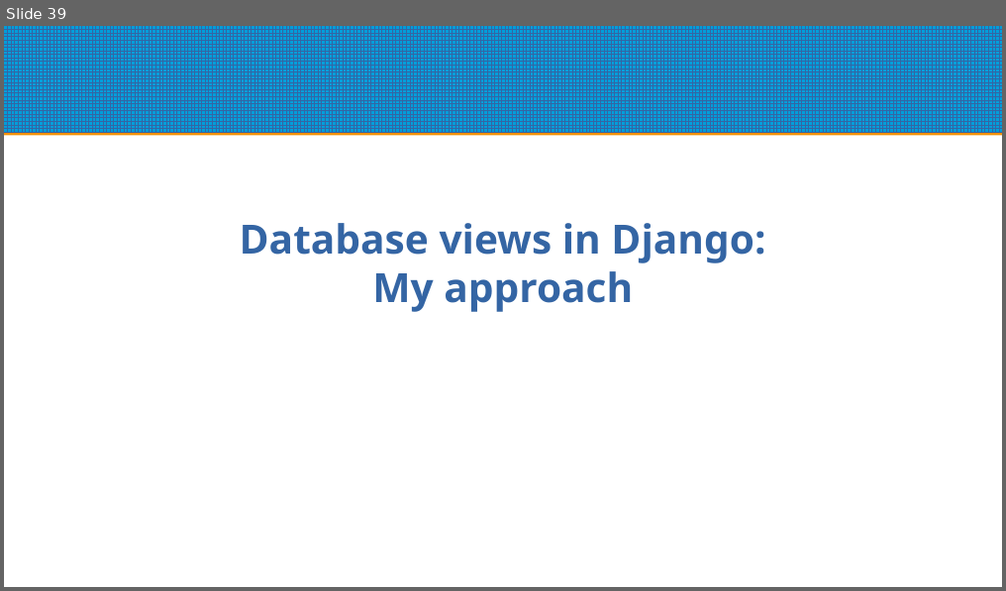
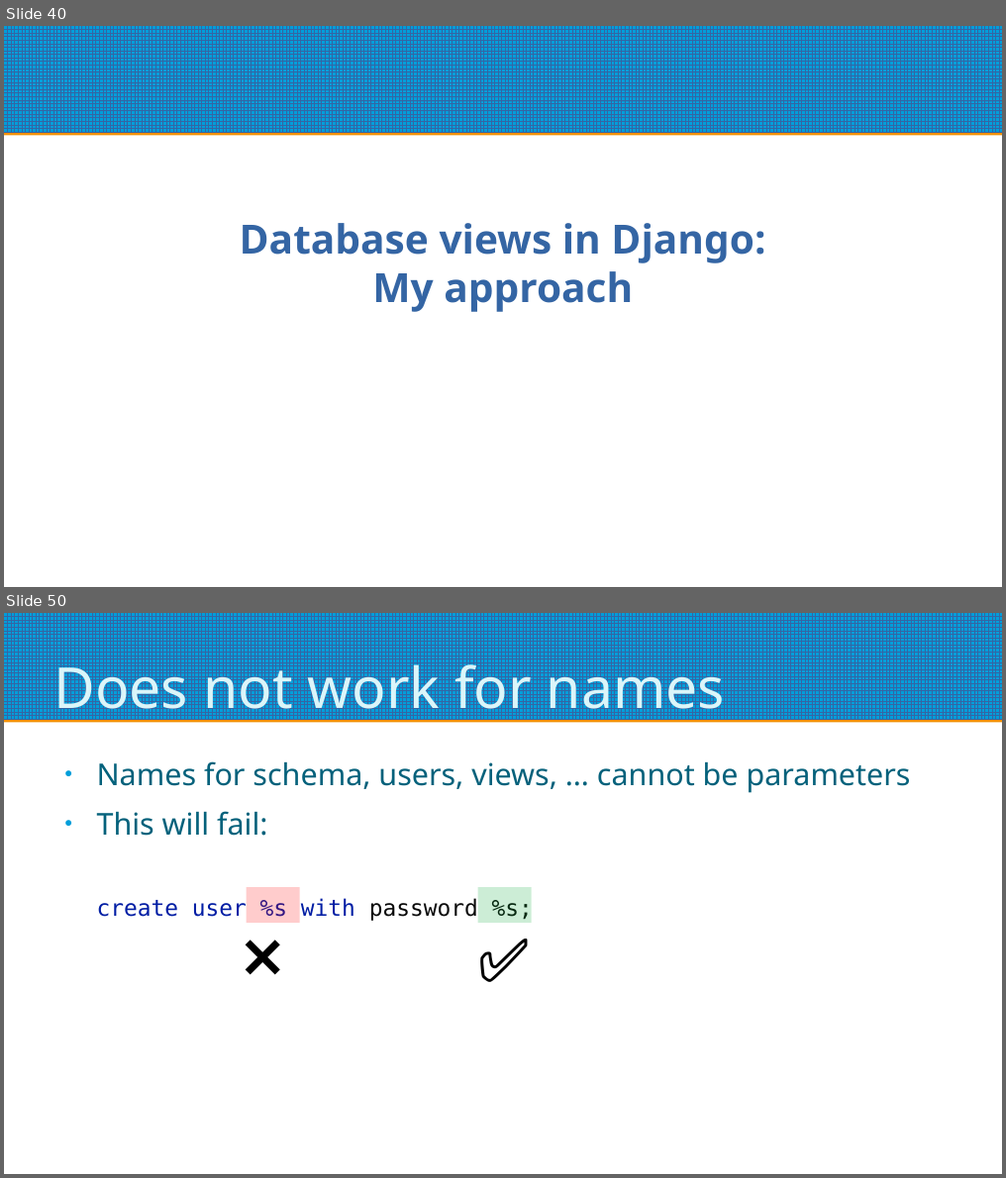
Before and after one commit to roskakori/django-reporting-with-raw-sql, a slide deck: Django reporting with raw SQL.odp. Shown one above the other, each under a label of ours: slide 39 before the commit, slides 40 and 50 after it; the slides between them are not shown. The pictures are 1006x591 and 1006x1178 pixels, drawn with LibreOffice and Linux fonts; fonts in the diff are those of the drawing. Boxes give left, top, right and bottom in pixels: in the first picture for what was removed or moved away, otherwise in the second. Text is boxed around its words. In the diff, an @@ line names an element or a change of style, - is before the commit and + after.

Commit message:
#1 Fix database views and add example for round trip engineering

```diff
--- a/Django reporting with raw SQL.odp
+++ b/Django reporting with raw SQL.odp
@@ slide 50 added at [4, 613, 1002, 1174], background #FFFFFF; not listed: 1 template element that a slide beside it also shows @@
@@ title added at [54, 655, 725, 723], 45 pt, text #DBF5F9 @@
+Does not work for names
@@ text added at [97, 761, 911, 836], 24 pt, text #04617B @@
+● Names for schema, users, views, … cannot be parameters
+● This will fail:
@@ text added at [179, 852, 357, 1001], 48 pt, text #000000 @@
+❌❌
@@ text added at [414, 856, 556, 1005], 48 pt, text #000000 @@
+✅✅
@@ text added at [97, 897, 533, 922], 18 pt, text #001DA4 @@
+create user %s with password %s;
@@ rectangle added at [247, 887, 300, 923], fill #FF0000 at 20% opacity @@
@@ rectangle added at [478, 887, 532, 923], fill #00A933 at 20% opacity @@
@@ what was slide 39 is now slide 40 @@
```
Also in this commit, not shown: 7 slides changed, 28 other slides added, 18 slides removed, 9 other files.
